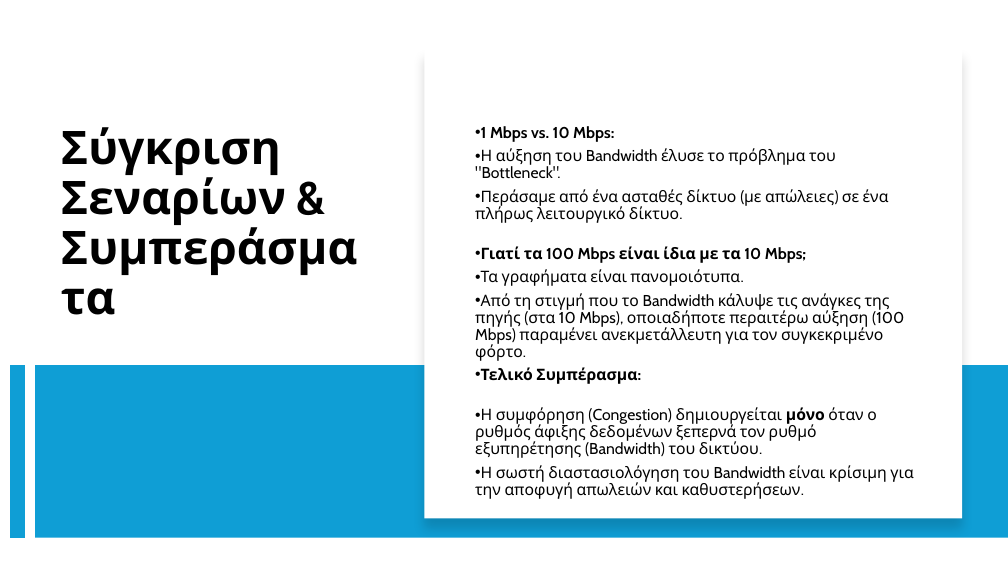
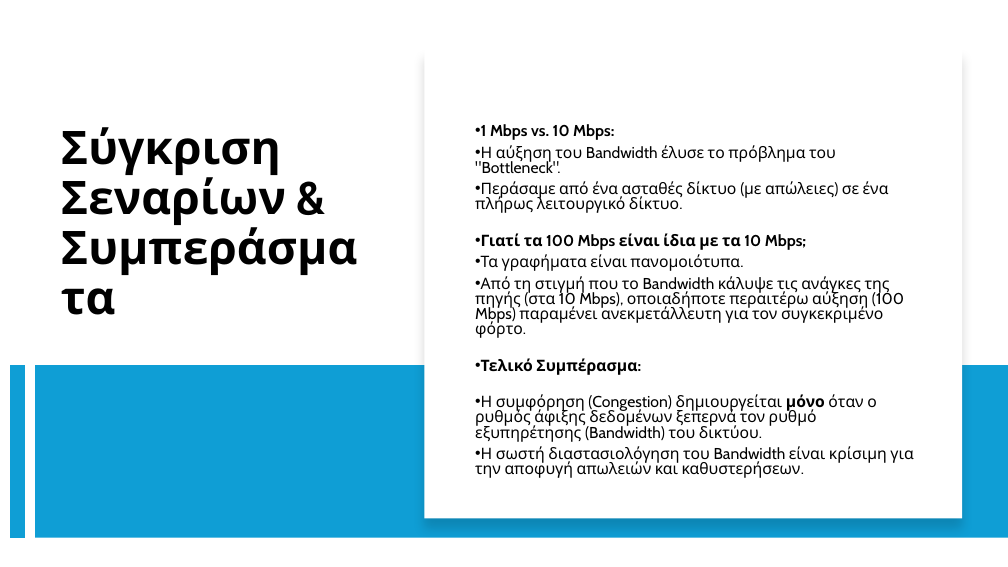
Before and after one commit to AlexandrosChal/Event-driven-network-simulation-in-Python-and-SimPy, a slide deck: slide 13 of Παρουσίαση.pptx. Drawn at 1008x567 pixels with LibreOffice and Linux fonts; fonts in the diff are those of the drawing. Boxes give left, top, right and bottom in pixels: in the first picture for what was removed or moved away, otherwise in the second. Text is boxed around its words. In the diff, an @@ line names an element or a change of style, - is before the commit and + after.

```diff
--- a/Παρουσίαση.pptx
+++ b/Παρουσίαση.pptx
@@ subtitle "1 Mbps vs. 10 Mbps:" at (475, 124, 913, 478): line spacing 0.9 to 0.8 @@
```
Also in this commit, not shown: 8 slides added, 1 slide removed.
